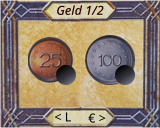
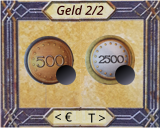
Comparing the layer stacks of the two 160 x 128 images. Changes:
added layer "Coin_Big" above "Coin_Small_Text" over [24, 5, 135, 85]
hid "Coin_Small" over [25, 35, 135, 123]
